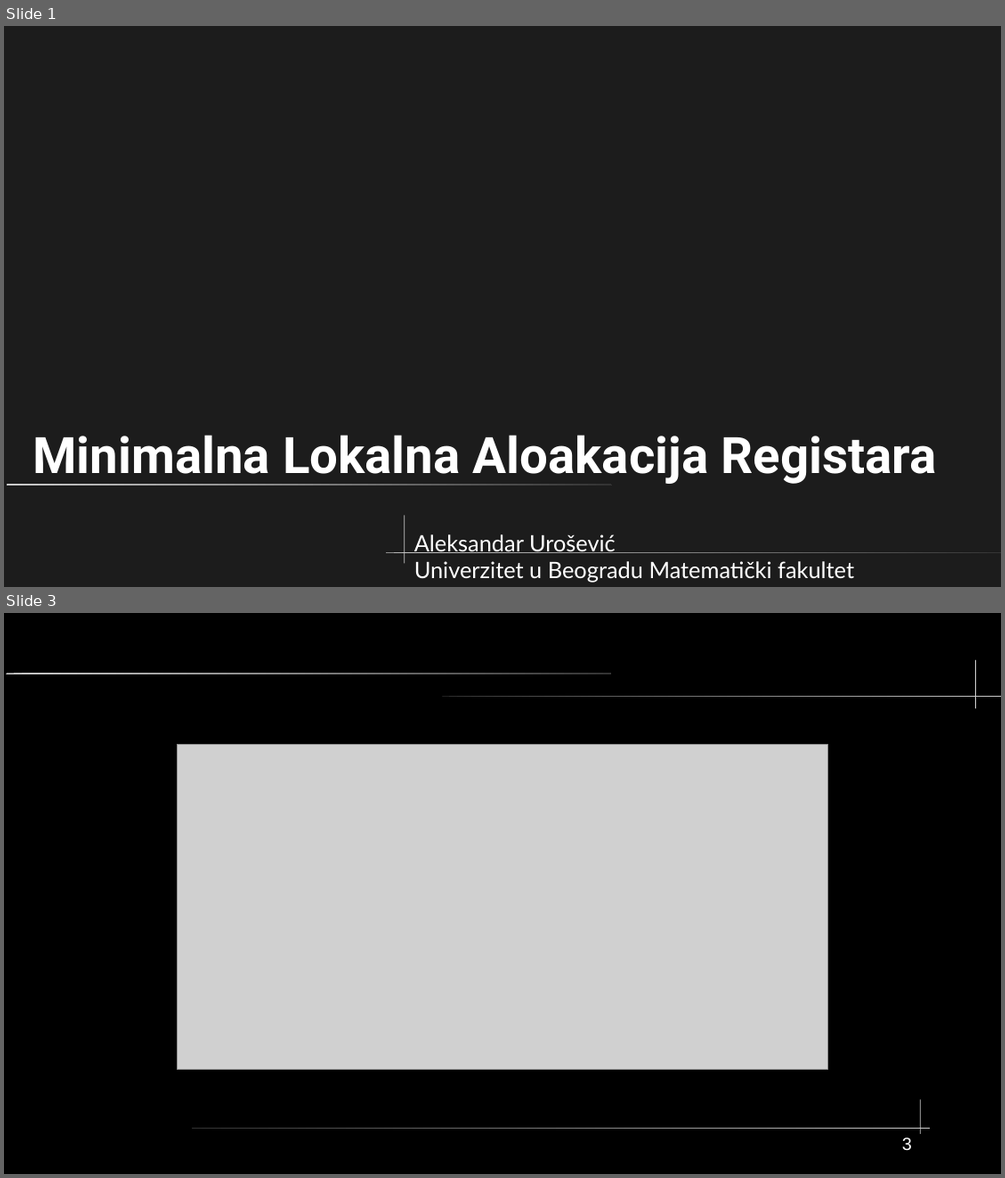
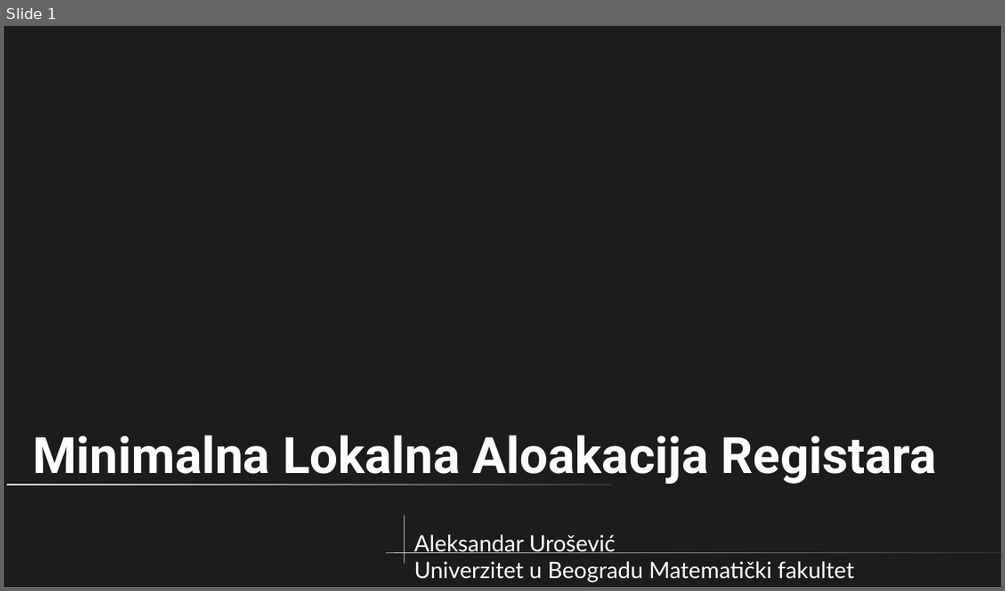
Before and after one commit to drage0/Register, a slide deck: Documentation/Presentation.odp. Shown one above the other, each under a label of ours: slides 1 and 3 before the commit, slide 1 after it; the slides between them are not shown. The pictures are 1005x1178 and 1005x591 pixels, drawn with LibreOffice and Linux fonts; fonts in the diff are those of the drawing; grey boxes stand for pictures. Boxes give left, top, right and bottom in pixels: in the first picture for what was removed or moved away, otherwise in the second. Text is boxed around its words. In the diff, an @@ line names an element or a change of style, - is before the commit and + after.

```diff
--- a/Documentation/Presentation.odp
+++ b/Documentation/Presentation.odp
@@ slide 3 removed at [4,613,1001,1174], background #000000 @@
@@ freeform shape removed at [976,660,977,709] @@
@@ rounded rectangle removed at [6,673,611,674] @@
@@ rounded rectangle removed at [443,697,1001,698] @@
@@ picture removed at [177,744,827,1070] @@
@@ freeform shape removed at [921,1100,922,1134] @@
@@ rounded rectangle removed at [192,1127,930,1128] @@
@@ page number removed at [902,1137,912,1151] @@
-3
```
Also in this commit, not shown: 4 slides added, 2 other slides removed, 2 other files.
